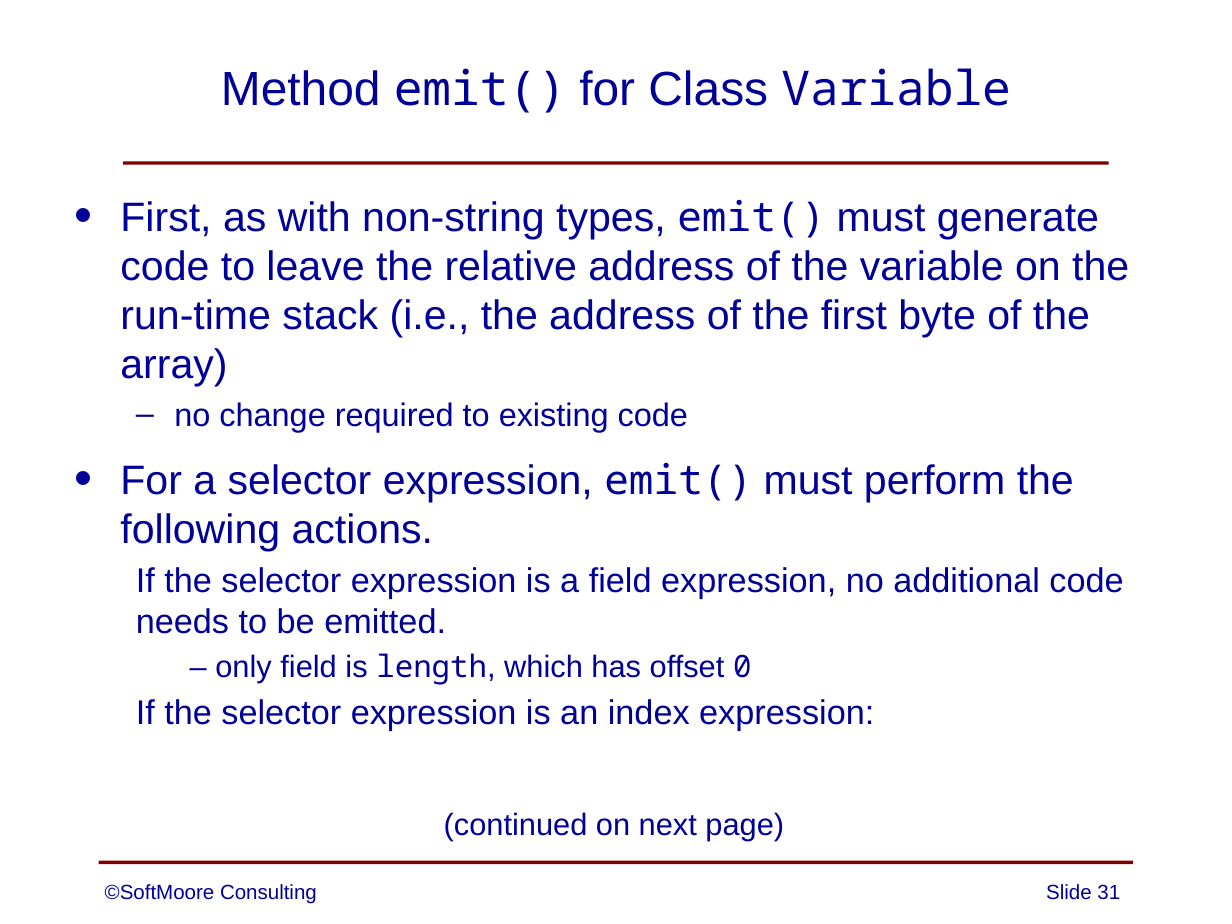
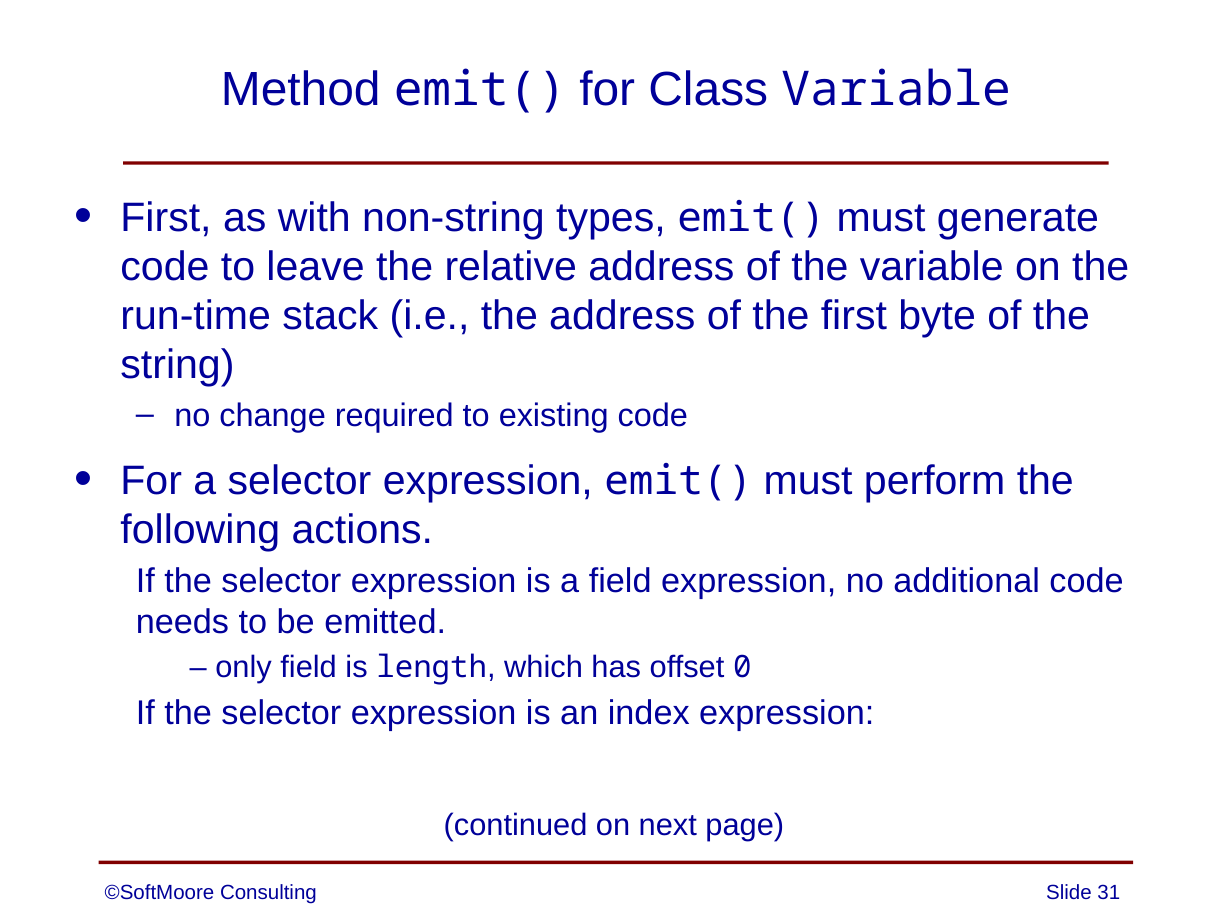
Before and after one commit to SoftMoore/CPRL-Kt-3rd, a slide deck: slide 31 of PowerPoints/15 - Strings.pptx. Drawn at 1232x924 pixels with LibreOffice and Linux fonts; fonts in the diff are those of the drawing. Boxes give left, top, right and bottom in pixels: in the first picture for what was removed or moved away, otherwise in the second. Text is boxed around its words. In the diff, an @@ line names an element or a change of style, - is before the commit and + after.

Commit message:
minor updates to slides on Strings

```diff
--- a/PowerPoints/15 - Strings.pptx
+++ b/PowerPoints/15 - Strings.pptx
@@ text at box(120, 200, 1129, 387): text changed @@
-• First, as with non-string types, emit() must generate code to leave the relative address of the variable on the run-time stack (i.e., the address of the first byte of the array)
+• First, as with non-string types, emit() must generate code to leave the relative address of the variable on the run-time stack (i.e., the address of the first byte of the string)
```
